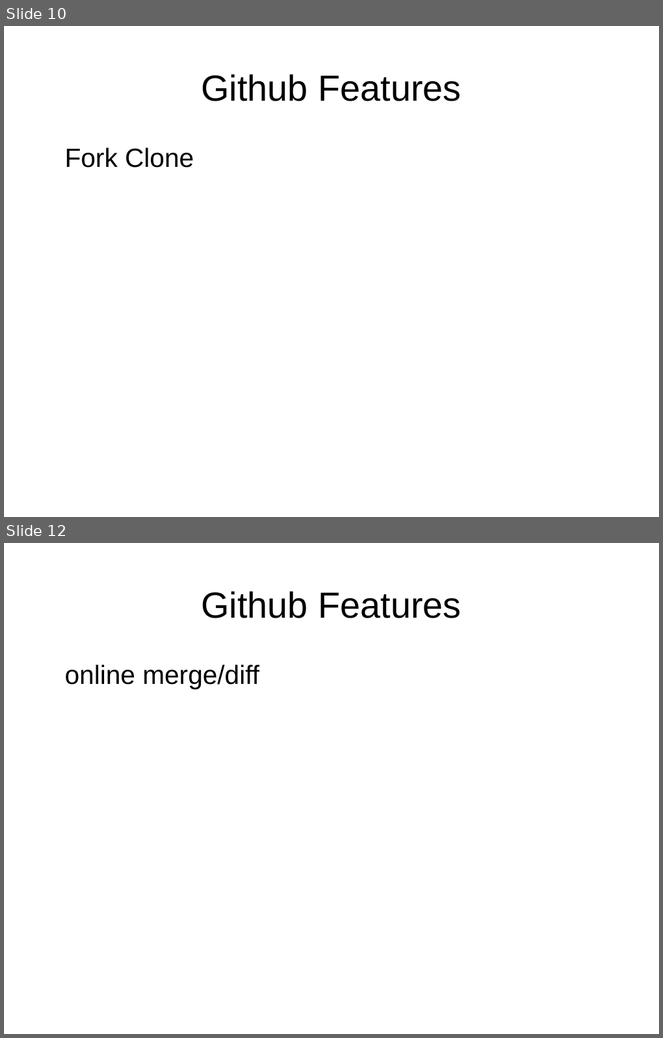
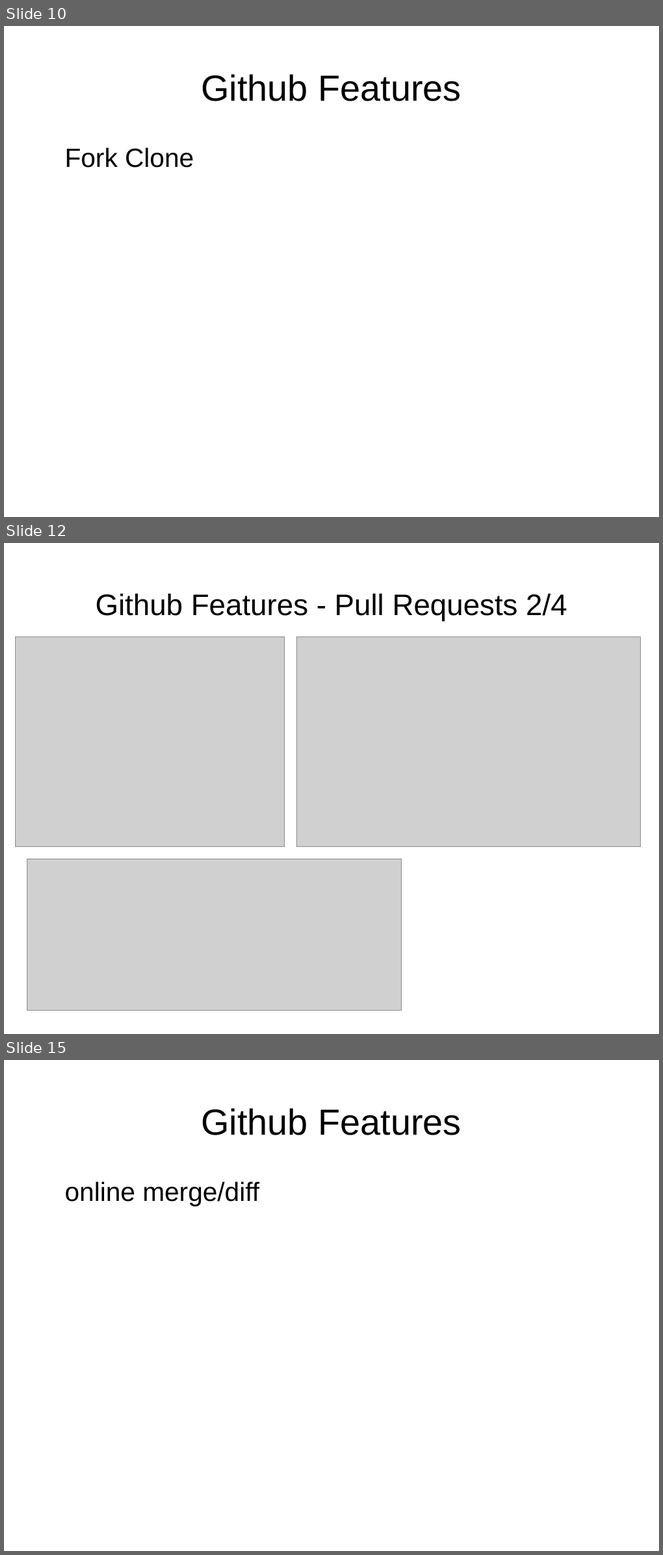
Before and after one commit to rommsen/Seminar_1905, a slide deck: referat/Kapitel4.odp. Shown one above the other, each under a label of ours: slides 10 and 12 before the commit, slides 10, 12 and 15 after it; the slides between them are not shown. The pictures are 663x1038 and 663x1555 pixels, drawn with LibreOffice and Linux fonts; fonts in the diff are those of the drawing; grey boxes stand for pictures. Boxes give left, top, right and bottom in pixels: in the first picture for what was removed or moved away, otherwise in the second. Text is boxed around its words. In the diff, an @@ line names an element or a change of style, - is before the commit and + after.

Commit message:
Github ausgebaut

```diff
--- a/referat/Kapitel4.odp
+++ b/referat/Kapitel4.odp
@@ slide 12 added at <box>4,543,659,1034</box>, background #FFFFFF @@
@@ title added at <box>96,594,568,621</box>, 36 pt, text #000000 @@
+Github Features - Pull Requests 2/4
@@ picture added at <box>16,637,285,847</box> @@
@@ picture added at <box>296,637,641,847</box> @@
@@ picture added at <box>27,859,402,1011</box> @@
@@ what was slide 12 is now slide 15 @@
```
Also in this commit, not shown: 13 slides changed, 3 other slides added, 2 slides removed, 34 other files.
